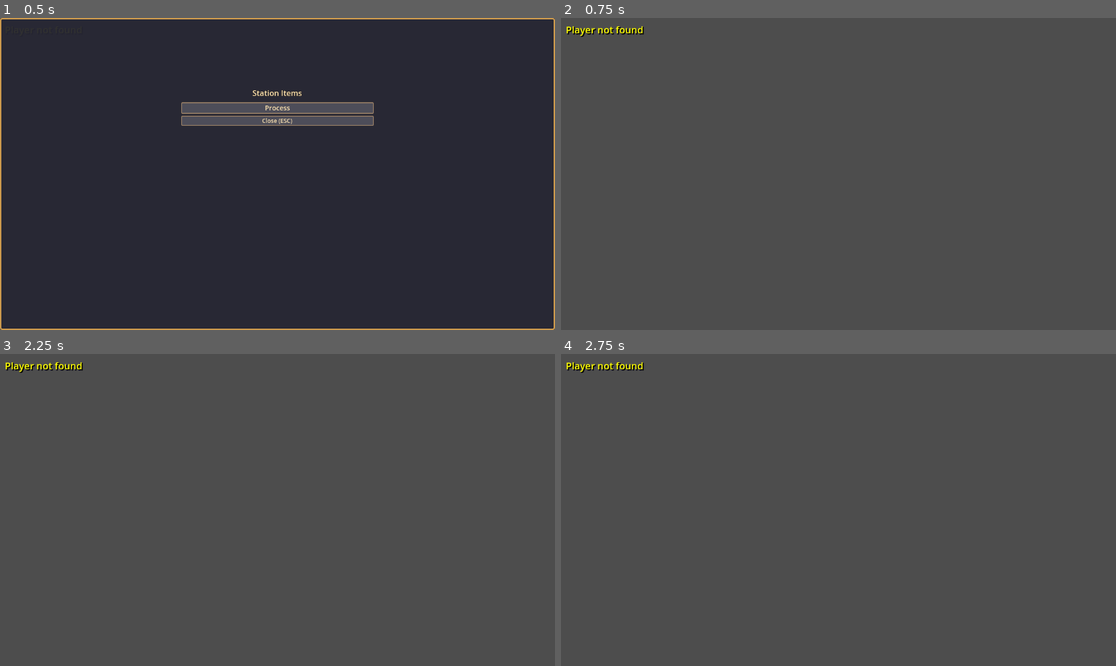
Above: before the commit, frames 1-4 (two rows, left to right).
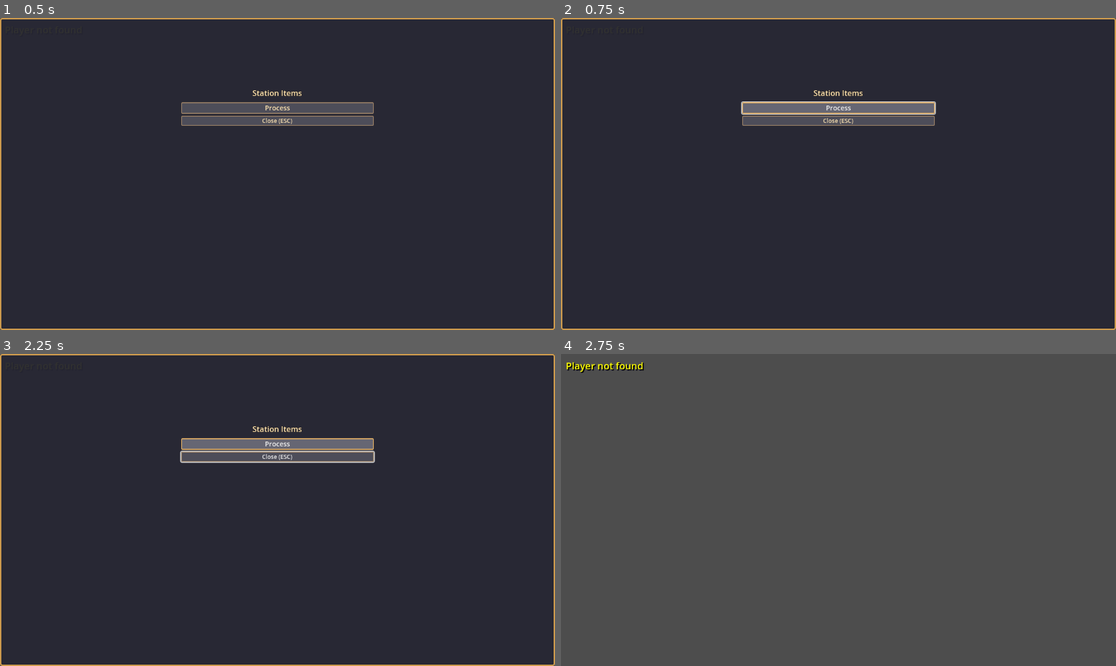
Above: after the commit, the same moments.

Repository: RossanB/RestoRush
Game: Godot game, scene res://scenes/processing_ui.tscn
Two runs of this game, one before a commit and one after it. Both use one fixed random seed, a clock stepped at 60 frames per second and the inputs below. This scene is started directly instead of the project's main scene.
Inputs:
- Up to frame 1 (0.5 s): no input
- Up to frame 2 (0.75 s): click "Process" at 0.5 s
- Up to frame 3 (2.25 s): tap Enter at 1.25 s; hold Right (ui_right) 1.28-2.03 s; tap E (interact) at 1.35 s; tap Space (ui_select) at 1.52, 2 s; hold Down (ui_down) from 2.03 s (still down); tap P at 2.1 s
- Up to frame 4 (2.75 s): keep holding Down (ui_down); tap Space (ui_select) at 2.27 s

Frame 1 is identical in both runs. In frame 2, 99% of the frame differs, in the area x 0-100%, y 0-100%; in frame 3, 99%; in frame 4, nothing differs.

Commit message:
Fix processing UI: keep it open on error so user can select/remove items, close only on successful processing start

Diff:
--- a/scripts/cutting_board_station.gd
+++ b/scripts/cutting_board_station.gd
@@ -96,7 +96,7 @@
 	print("Recipe check result: ", recipe_check)
 
 	if not recipe_check["success"]:
-		# Recipe doesn't exist - show error
+		# Recipe doesn't exist - show error but keep UI open
 		ErrorMessage.show_error(recipe_check["error"])
 		return
 
@@ -111,6 +111,10 @@
 		process_type = "Cutting..."
 	elif can_assemble_any_item():
 		process_type = "Assembling..."
+
+	# Close processing UI now that we're starting to process
+	if processing_ui:
+		processing_ui.visible = false
 
 	# Start processing
 	is_processing = true
--- a/scripts/error_message.gd
+++ b/scripts/error_message.gd
@@ -19,6 +19,7 @@
 	var control = Control.new()
 	control.anchor_right = 1.0
 	control.anchor_bottom = 1.0
+	control.mouse_filter = Control.MOUSE_FILTER_IGNORE  # Don't block mouse input
 	add_child(control)
 
 	error_label.anchors_preset = Control.PRESET_TOP_WIDE
--- a/scripts/mixer_station.gd
+++ b/scripts/mixer_station.gd
@@ -69,12 +69,16 @@
 	var recipe_check = RecipeChecker.check_recipe(stored_items, "mixer")
 
 	if not recipe_check["success"]:
-		# Recipe doesn't exist - show error
+		# Recipe doesn't exist - show error but keep UI open
 		ErrorMessage.show_error(recipe_check["error"])
 		return
 
 	# Recipe found - mix it
 	var result_item = recipe_check["result"]
+
+	# Close processing UI now that we're starting to process
+	if processing_ui:
+		processing_ui.visible = false
 
 	# Start mixing
 	is_mixing = true
--- a/scripts/oven_station.gd
+++ b/scripts/oven_station.gd
@@ -96,7 +96,7 @@
 	print("Oven recipe check result: ", recipe_check)
 
 	if not recipe_check["success"]:
-		# Recipe doesn't exist - show error
+		# Recipe doesn't exist - show error but keep UI open
 		ErrorMessage.show_error(recipe_check["error"])
 		return
 
@@ -112,6 +112,10 @@
 				if step.has("action") and step["action"] == "assemble":
 					process_type = "Assembling..."
 					break
+
+	# Close processing UI now that we're starting to process
+	if processing_ui:
+		processing_ui.visible = false
 
 	# Start processing
 	is_cooking = true
--- a/scripts/processing_ui.gd
+++ b/scripts/processing_ui.gd
@@ -167,8 +167,10 @@
 
 func _on_process_pressed():
 	if station and station.has_method("process_items"):
+		# Don't close UI yet - let process_items handle it
+		# If there's an error, we want to keep the UI open so user can fix it
 		station.process_items(player)
-	visible = false
+		# Only close if processing started successfully (will be handled by station)
 
 func _ready():
 	$Control/VBoxContainer/ProcessButton.pressed.connect(_on_process_pressed)
--- a/scripts/stove_station.gd
+++ b/scripts/stove_station.gd
@@ -96,7 +96,7 @@
 	print("Stove recipe check result: ", recipe_check)
 
 	if not recipe_check["success"]:
-		# Recipe doesn't exist - show error
+		# Recipe doesn't exist - show error but keep UI open
 		ErrorMessage.show_error(recipe_check["error"])
 		return
 
@@ -112,6 +112,10 @@
 				if step.has("action") and step["action"] == "assemble":
 					process_type = "Assembling..."
 					break
+
+	# Close processing UI now that we're starting to process
+	if processing_ui:
+		processing_ui.visible = false
 
 	# Start processing
 	is_cooking = true
